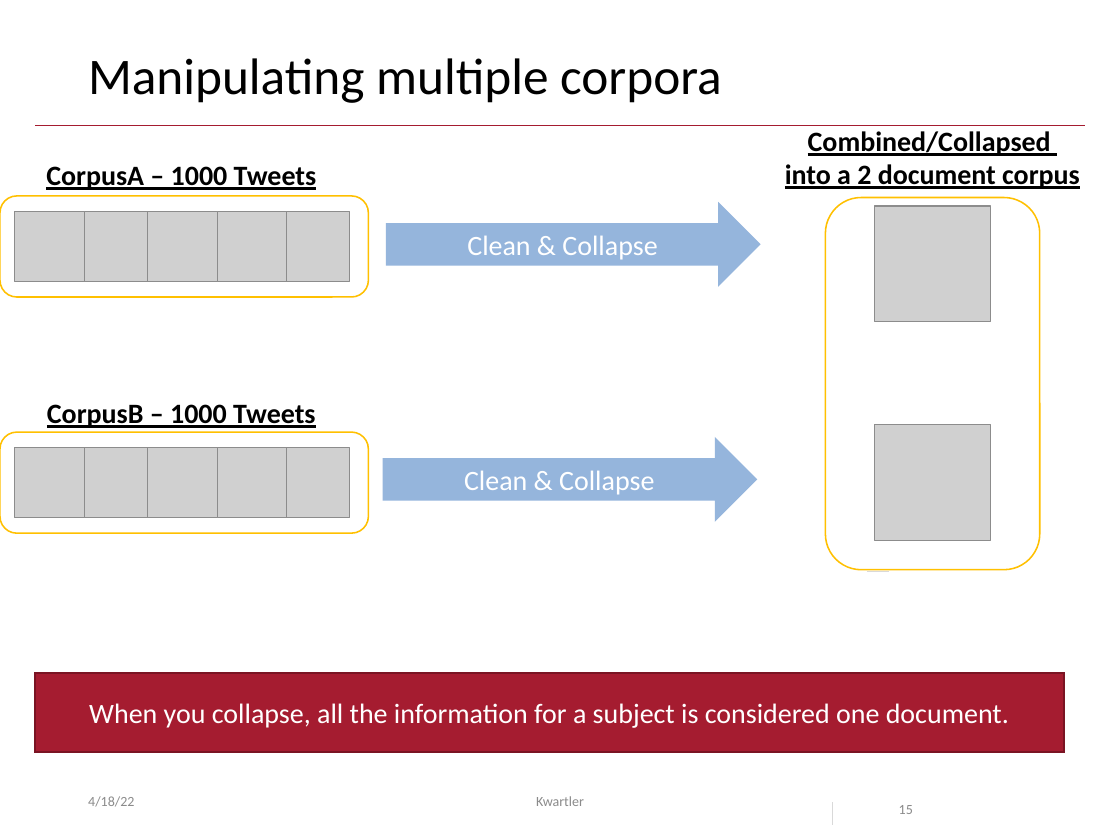
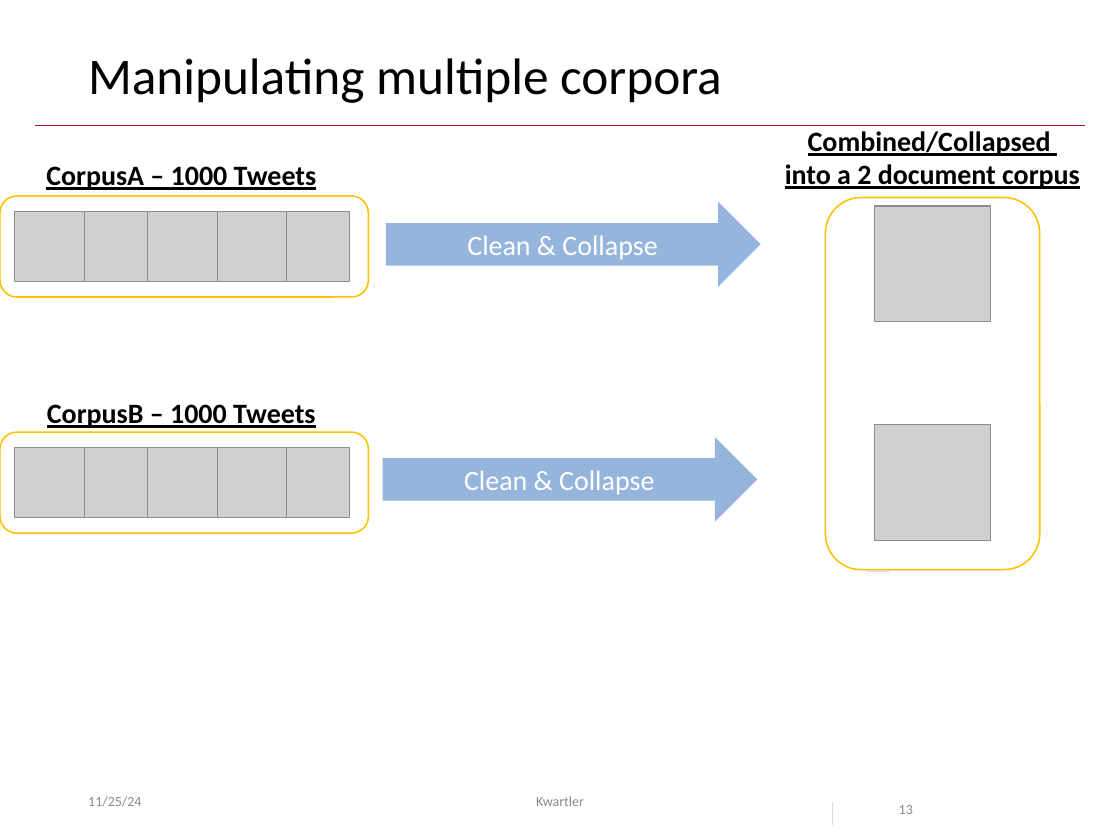
Before and after one commit to kwartler/Harvard_DataMining_Business_Student, a slide deck: slide 13 of Lessons/K_Text_Mining_2/B_wordClouds_revisited.pptx (slide 15 before the commit). Drawn at 1120x840 pixels with LibreOffice and Linux fonts; fonts in the diff are those of the drawing; grey boxes stand for pictures; background and template pictures are left out. Boxes give left, top, right and bottom in pixels: in the first picture for what was removed or moved away, otherwise in the second. Text is boxed around its words. In the diff, an @@ line names an element or a change of style, - is before the commit and + after.

```diff
--- a/Lessons/K_Text_Mining_2/B_wordClouds_revisited.pptx
+++ b/Lessons/K_Text_Mining_2/B_wordClouds_revisited.pptx
@@ rectangle removed at (36, 673, 1064, 753) @@
-When you collapse, all the information for a subject is considered one document.
@@ text at (88, 796, 141, 807): text changed @@
-4/18/22
+11/25/24
```
Also in this commit, not shown: 22 other slides changed, 4 slides removed, 5 other files.
